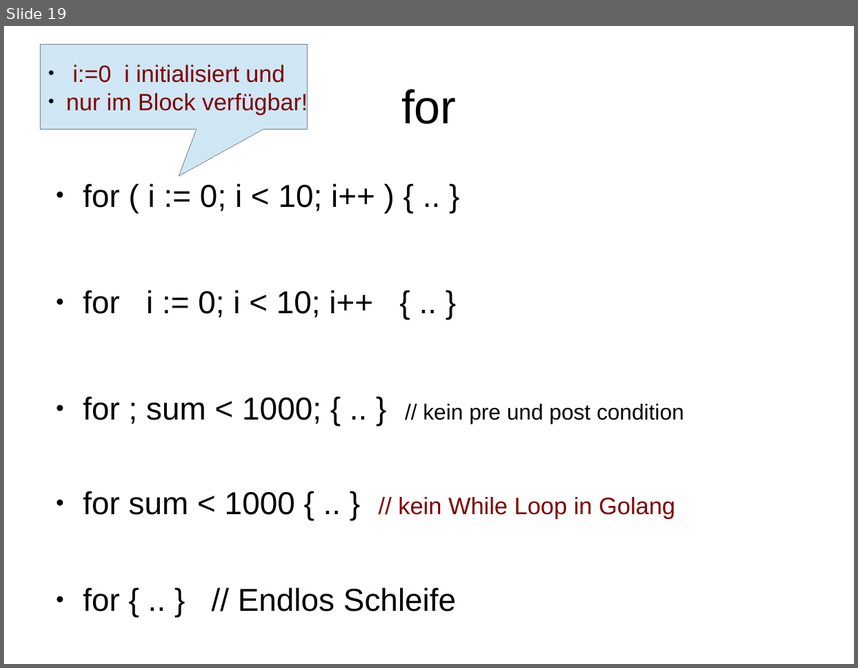
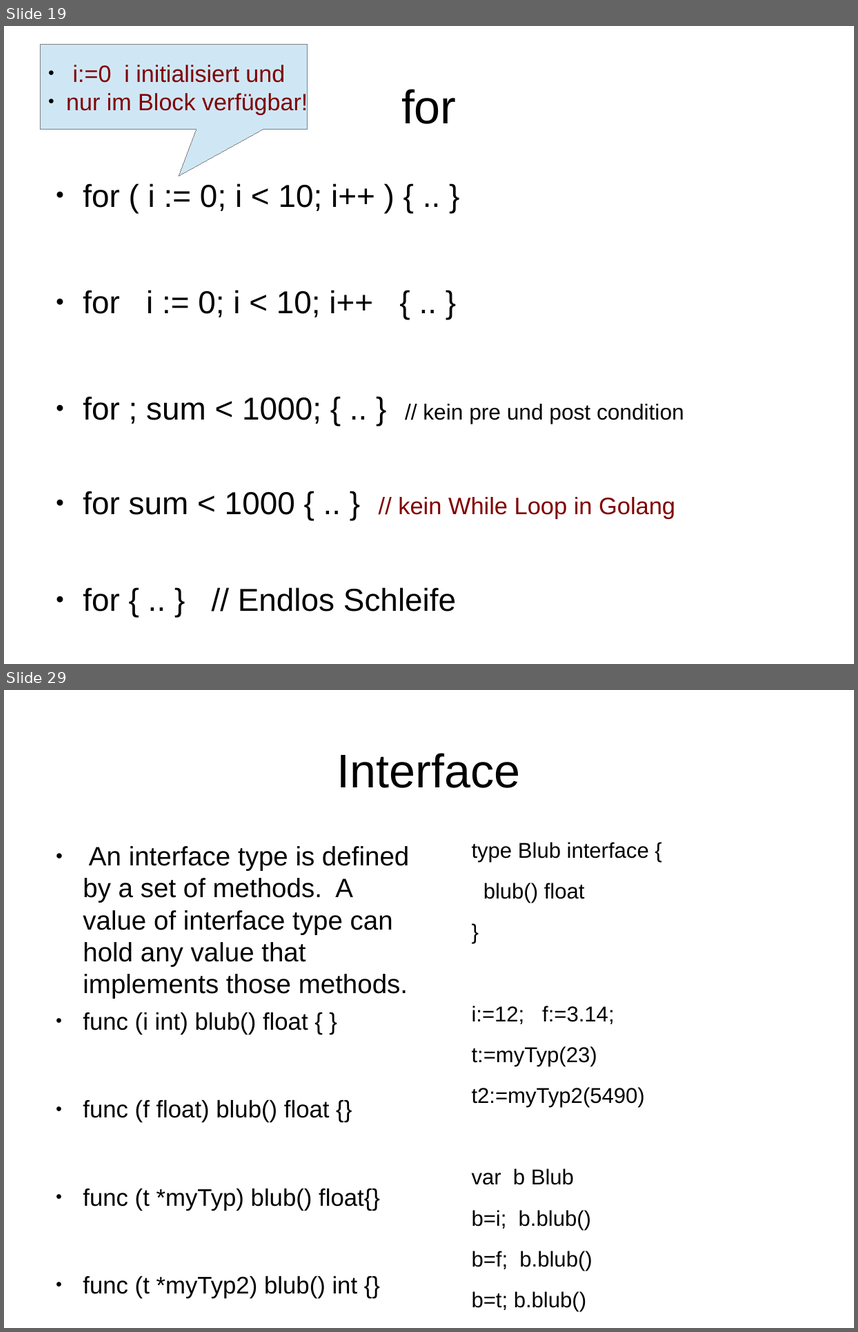
Before and after one commit to rayank77b/smallStuffs, a slide deck: programmierung/vortrag/golang.odp. Shown one above the other, each under a label of ours: slide 19 before the commit, slides 19 and 29 after it; the slides between them are not shown. The pictures are 858x668 and 858x1332 pixels, drawn with LibreOffice and Linux fonts; fonts in the diff are those of the drawing. Boxes give left, top, right and bottom in pixels: in the first picture for what was removed or moved away, otherwise in the second. Text is boxed around its words. In the diff, an @@ line names an element or a change of style, - is before the commit and + after.

```diff
--- a/programmierung/vortrag/golang.odp
+++ b/programmierung/vortrag/golang.odp
@@ slide 29 added at bbox=[4, 690, 854, 1328], background #FFFFFF @@
@@ title added at bbox=[337, 753, 520, 788], 44 pt, text #000000 @@
+Interface
@@ text added at bbox=[83, 846, 409, 998], 24.8 pt, text #000000 @@
+● An interface type is defined by a set of methods. A value of interface type can hold any value that implements those methods.
@@ text added at bbox=[472, 842, 649, 1312], 20 pt, text #000000 @@
+type Blub interface {
+blub() float
+}
+i:=12; f:=3.14;
+t:=myTyp(23)
+t2:=myTyp2(5490)
+var b Blub
+b=i; b.blub()
+b=f; b.blub()
+b=t; b.blub()
+b=t2; b.blub() // wird nicht gehen
@@ text added at bbox=[83, 1012, 380, 1298], 22.4 pt, text #000000 @@
+● func (i int) blub() float { }
+● func (f float) blub() float {}
+● func (t *myTyp) blub() float{}
+● func (t *myTyp2) blub() int {}
```
Also in this commit, not shown: 3 slides changed, 8 other slides added, 2 slides removed.
